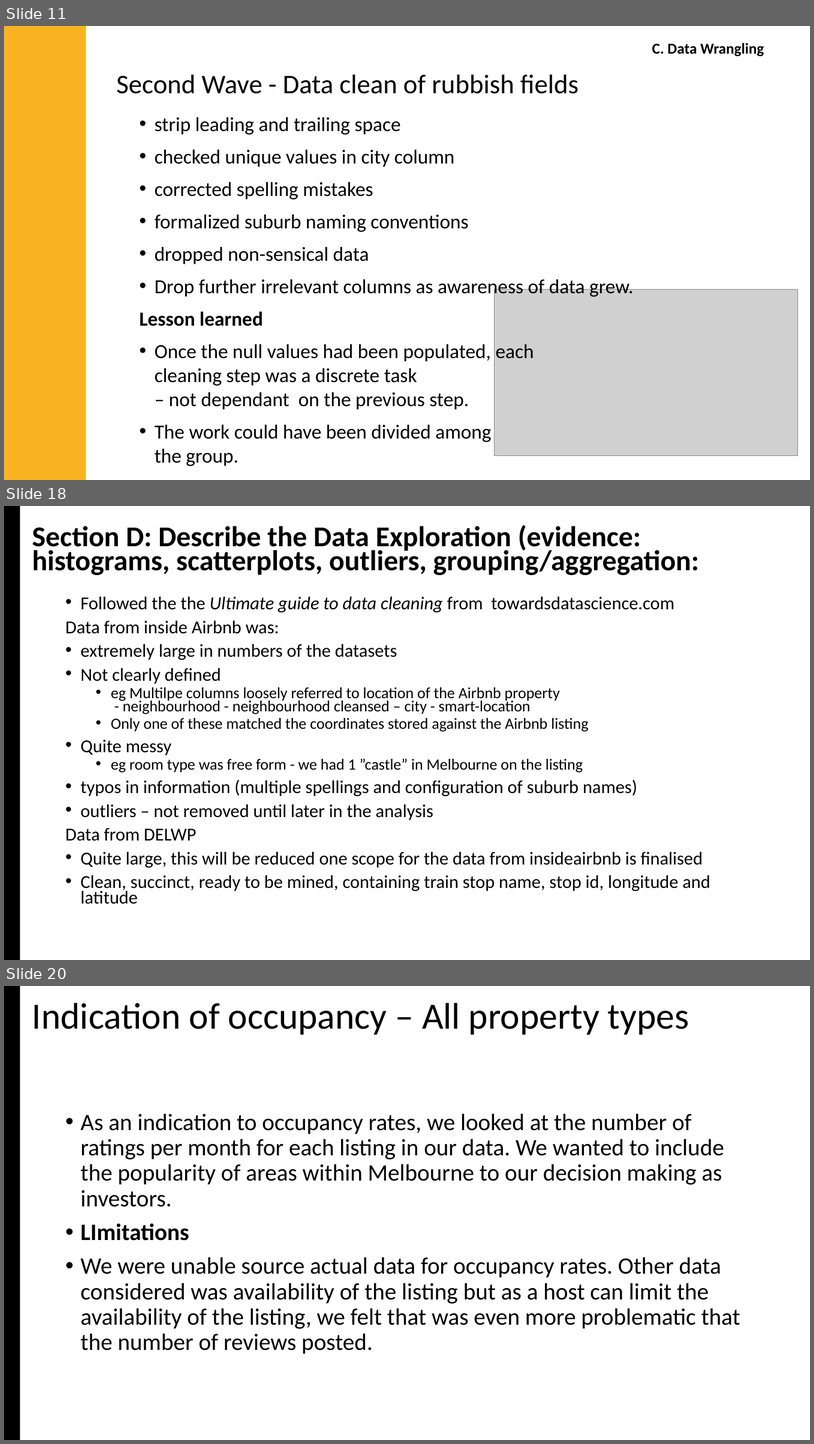
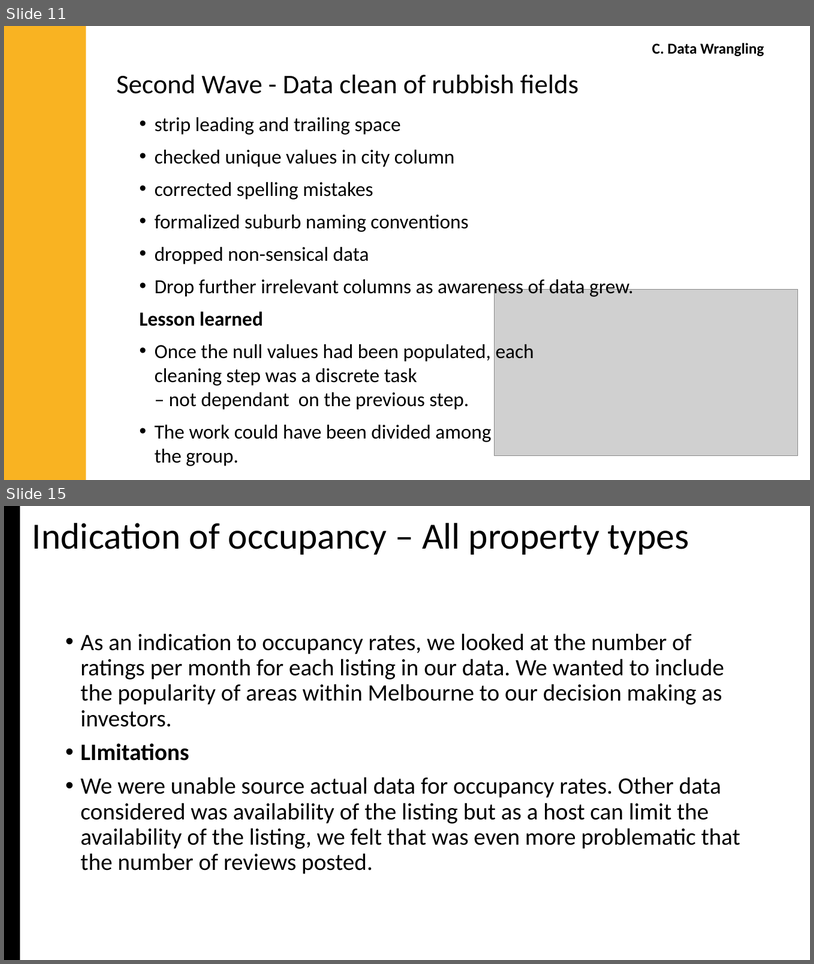
Before and after one commit to jMacProd/Project1, a slide deck: Presentation Slides/airbnbPresentation.pptx. Shown one above the other, each under a label of ours: slides 11, 18 and 20 before the commit, slides 11 and 15 after it; the slides between them are not shown. The pictures are 814x1444 and 814x964 pixels, drawn with LibreOffice and Linux fonts; fonts in the diff are those of the drawing; grey boxes stand for pictures. Boxes give left, top, right and bottom in pixels: in the first picture for what was removed or moved away, otherwise in the second. Text is boxed around its words. In the diff, an @@ line names an element or a change of style, - is before the commit and + after.

```diff
--- a/Presentation Slides/airbnbPresentation.pptx
+++ b/Presentation Slides/airbnbPresentation.pptx
@@ slide 18 removed at [4, 506, 810, 960], background #FFFFFF @@
@@ rectangle removed at [4, 506, 20, 960] @@
@@ text removed at [32, 525, 699, 575] @@
-Section D: Describe the Data Exploration (evidence: histograms, scatterplots, outliers, grouping/aggregation:
@@ text removed at [65, 597, 710, 904] @@
-• Followed the the Ultimate guide to data cleaning from towardsdatascience.com
-Data from inside Airbnb was:
-• extremely large in numbers of the datasets
-• Not clearly defined
-  • eg Multilpe columns loosely referred to location of the Airbnb property
-    - neighbourhood - neighbourhood cleansed – city - smart-location
-  • Only one of these matched the coordinates stored against the Airbnb listing
-• Quite messy
-  • eg room type was free form - we had 1 ”castle” in Melbourne on the listing
-• typos in information (multiple spellings and configuration of suburb names)
-• outliers – not removed until later in the analysis
-Data from DELWP
-• Quite large, this will be reduced one scope for the data from insideairbnb is finalised
-• Clean, succinct, ready to be mined, containing train stop name, stop id, longitude and latitude
@@ what was slide 20 is now slide 15 @@
```
Also in this commit, not shown: 5 slides changed, 4 other slides removed, 4 other files.
